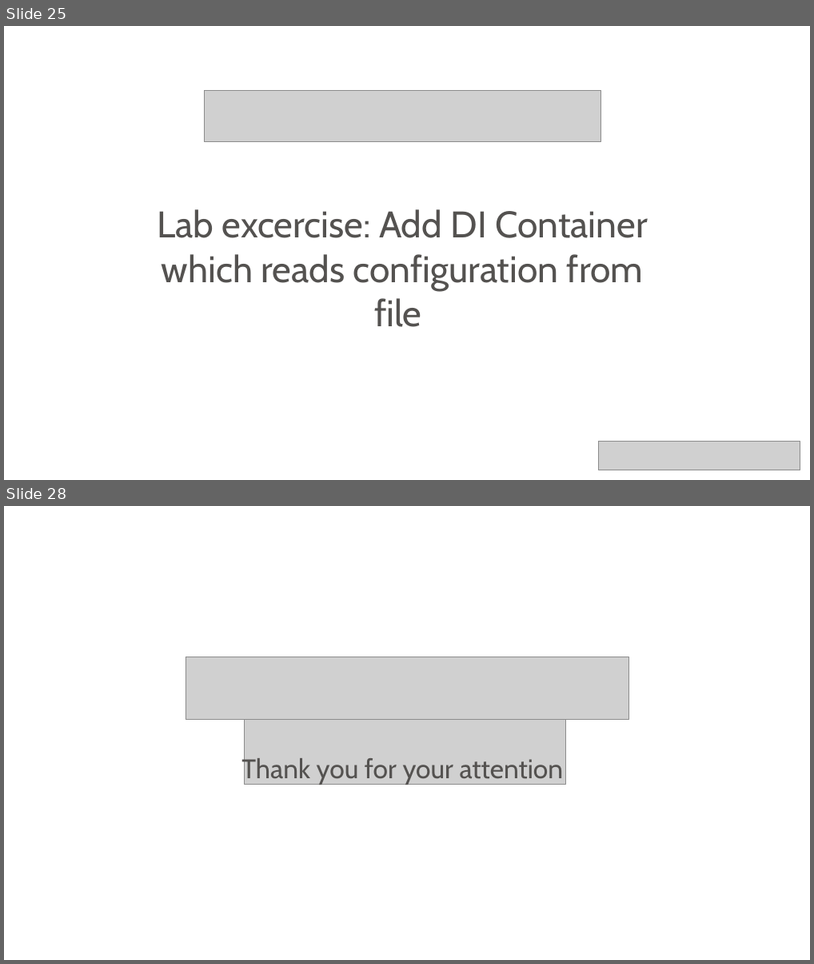
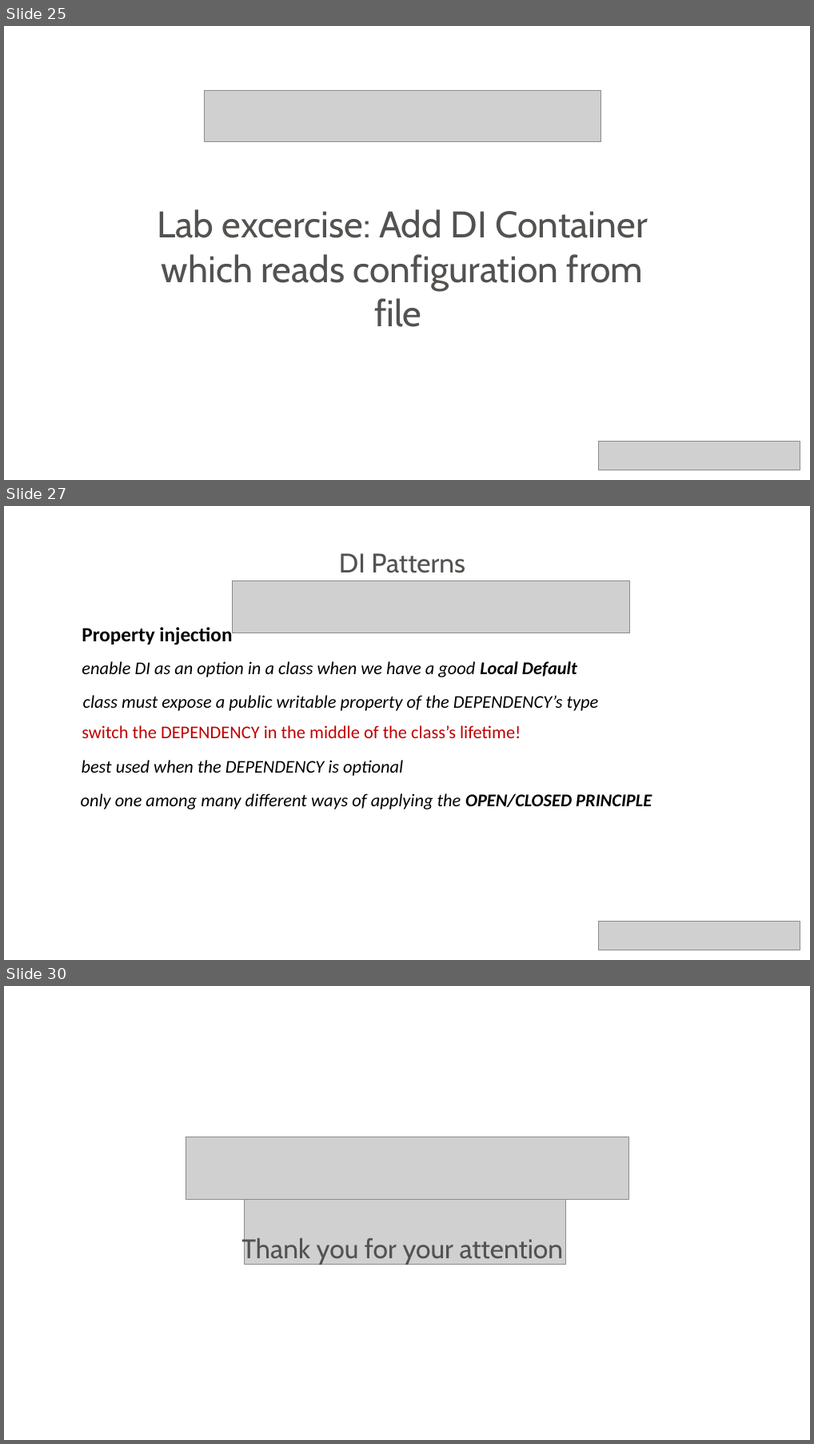
Before and after one commit to neman/DI-Course, a slide deck: DI Course.pptx. Shown one above the other, each under a label of ours: slides 25 and 28 before the commit, slides 25, 27 and 30 after it; the slides between them are not shown. The pictures are 814x964 and 814x1444 pixels, drawn with LibreOffice and Linux fonts; fonts in the diff are those of the drawing; grey boxes stand for pictures; background and template pictures are left out. Boxes give left, top, right and bottom in pixels: in the first picture for what was removed or moved away, otherwise in the second. Text is boxed around its words. In the diff, an @@ line names an element or a change of style, - is before the commit and + after.

```diff
--- a/DI Course.pptx
+++ b/DI Course.pptx
@@ slide 27 added at (4, 506, 810, 960), background picture (left out) @@
@@ text added at (339, 553, 466, 573), 48 pt, text #545250 @@
+DI Patterns
@@ picture added at (233, 580, 630, 632) @@
@@ text added at (82, 627, 232, 645), 36 pt, text #000000, bold @@
+Property injection
@@ text added at (82, 661, 578, 677), 32 pt, text #000000, italic @@
+enable DI as an option in a class when we have a good Local Default
@@ text added at (83, 695, 599, 711), 32 pt, text #000000, italic @@
+class must expose a public writable property of the DEPENDENCY’s type
@@ text added at (82, 725, 521, 738), 32 pt, text #C00000 @@
+switch the DEPENDENCY in the middle of the class’s lifetime!
@@ text added at (82, 760, 403, 776), 32 pt, text #000000, italic @@
+best used when the DEPENDENCY is optional
@@ text added at (81, 793, 652, 809), 32 pt, text #000000, italic @@
+only one among many different ways of applying the OPEN/CLOSED PRINCIPLE
@@ picture added at (598, 921, 800, 949) @@
@@ what was slide 28 is now slide 30 @@
```
Also in this commit, not shown: 1 slide changed, 2 other slides added, 1 slide removed, 6 other files.
